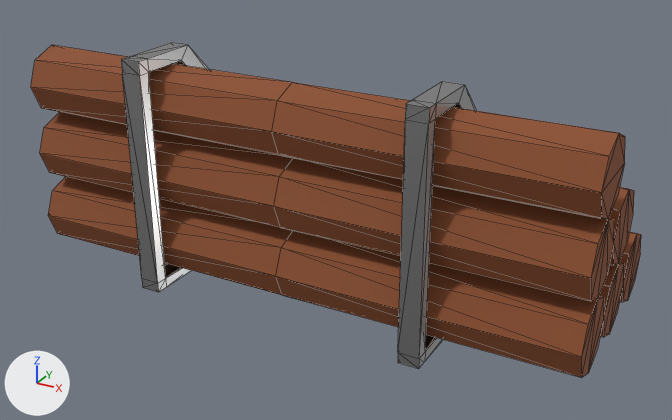
What one commit did to the FBX model Assets/Models/Walls/WallLvl1.fbx.
The view is the same before and after, from a 50 mm lens placed at (6.07, -17.21, 2.83), pointed at (3.93, -13.33, 0.89). Lighting does not change. The marker at lower left points along +X, +Y and +Z. Mesh edges are drawn as thin lines. Vertices at the same position are counted once.

The older version as bpy lines, for what is in view:
```python
me_cube_001 = bpy.data.meshes.new('Cube.001')
me_cube_001.from_pydata(...)  # 190 vertices, 392 faces; spans x -1.49..1.49, y -0.25..1.07, z -0.24..0.99
# faces by material slot: [264, 128]
me_cube_001.materials.append(mat_lvl1)  # brown #8b4e2c
me_cube_001.materials.append(mat_metal)  # grey #b4b4b4
ob_cube_002 = bpy.data.objects.new('Cube.002', me_cube_001)
ob_cube_002.location = (3.886, -13.664, 0.73)
```
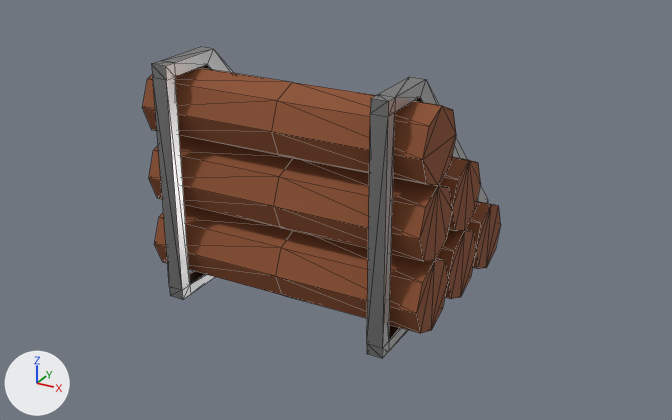
The change in detail:
me_cube_001 has 190 vertices, 392 faces and spans x -1.49..1.49, y -0.25..1.07, z -0.24..0.99.
me_cube_001 is used by ob_cube_002; location (3.886, -13.664, 0.73).
me_cube_001 part 1: the loose piece of 126 vertices spanning x -1.49..1.49, y -0.18..0.92, z -0.18..0.92 is scaled about its middle by (0.5, 1, 1).
me_cube_001 part 2: the loose piece of 32 vertices spanning x 0.69..0.79, y -0.25..1.07, z -0.24..0.99 is scaled about the mesh origin by (0.77, 1, 1).
me_cube_001 part 3: the loose piece of 32 vertices spanning x -0.79..-0.69, y -0.25..1.07, z -0.24..0.99 is scaled about the mesh origin by (0.77, 1, 1).

Boxes [x1, y1, x2, y2] around the edits, measured in the pictures (672 x 420 px; the box of a moved part takes in the faces that stretch with it):
'Cube.002', reshaped (41% narrower, 7% shorter)
    before: [31, 43, 641, 377]
    after: [142, 47, 501, 358]
part 1 of me_cube_001, moved or reshaped
    before: [31, 45, 641, 377]
    after: [142, 68, 501, 333]
part 2 of me_cube_001, moved or reshaped
    before: [398, 81, 476, 369]
    after: [367, 77, 488, 358]
part 3 of me_cube_001, moved or reshaped
    before: [121, 43, 208, 292]
    after: [151, 47, 234, 300]
